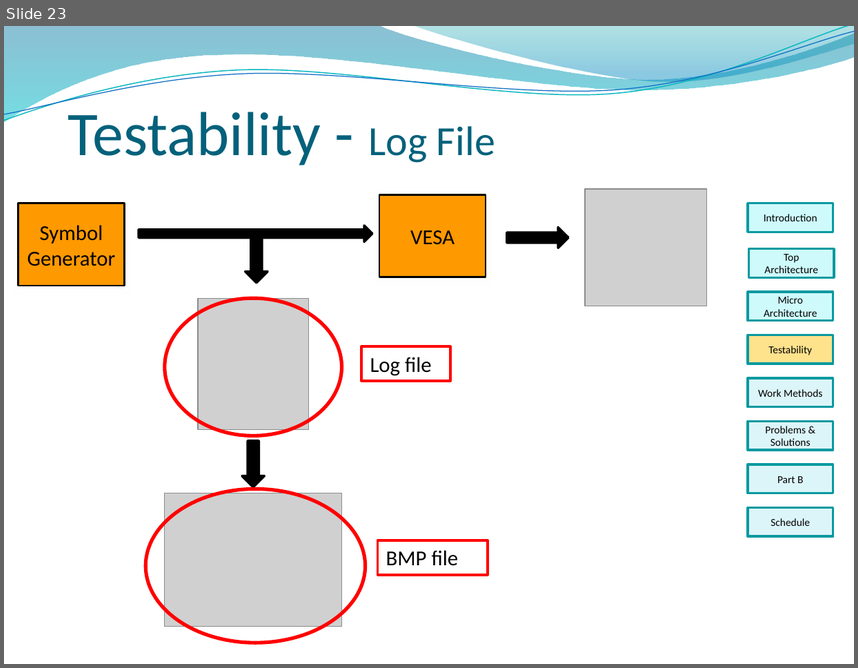
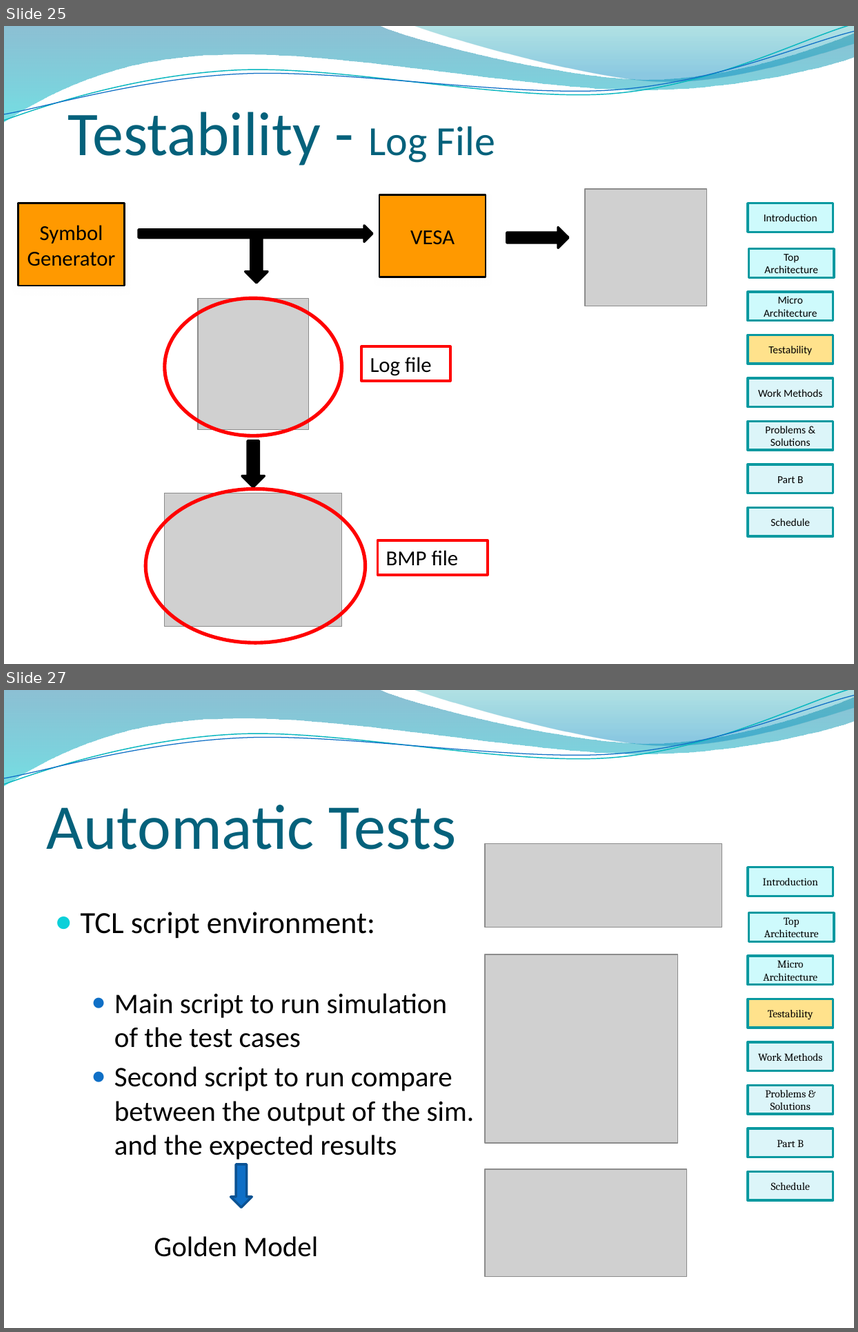
Before and after one commit to sandro6579/symbol-generator, a slide deck: Presentation/part_A_final/Final_Presentation_Part_A.pptx. Shown one above the other, each under a label of ours: slide 23 before the commit, slides 25 and 27 after it; the slides between them are not shown. The pictures are 858x668 and 858x1332 pixels, drawn with LibreOffice and Linux fonts; fonts in the diff are those of the drawing; grey boxes stand for pictures; background and template pictures are left out. Boxes give left, top, right and bottom in pixels: in the first picture for what was removed or moved away, otherwise in the second. Text is boxed around its words. In the diff, an @@ line names an element or a change of style, - is before the commit and + after.

```diff
--- a/Presentation/part_A_final/Final_Presentation_Part_A.pptx
+++ b/Presentation/part_A_final/Final_Presentation_Part_A.pptx
@@ slide 27 added at (x1=4, y1=690, x2=854, y2=1328), background picture (left out); not listed: 4 template elements that a slide beside it also shows @@
@@ title added at (x1=47, y1=805, x2=457, y2=849), 54 pt, text #04617B @@
+Automatic Tests
@@ picture added at (x1=485, y1=844, x2=722, y2=927) @@
@@ text added at (x1=81, y1=911, x2=475, y2=1159), 24 pt, text #000000 @@
+● TCL script environment:
+  ● Main script to run simulation
+    of the test cases
+  ● Second script to run compare
+    between the output of the sim. and the expected results
@@ picture added at (x1=485, y1=954, x2=678, y2=1143) @@
@@ down arrow added at (x1=231, y1=1164, x2=252, y2=1208), fill #0F6FC6, outline #0B5292 2 pt @@
@@ picture added at (x1=485, y1=1169, x2=688, y2=1276) @@
@@ group added at (x1=748, y1=867, x2=833, y2=1200): 8 rectangles @@
+Introduction
+Top Architecture
+Micro Architecture
+Testability
+Work Methods
+Problems & Solutions
+Part B
+Schedule
@@ text added at (x1=154, y1=1236, x2=318, y2=1256), 24 pt, text #000000 @@
+Golden Model
@@ what was slide 23 is now slide 25 @@
```
Also in this commit, not shown: 5 slides changed, 3 other slides added, 3 other files.
